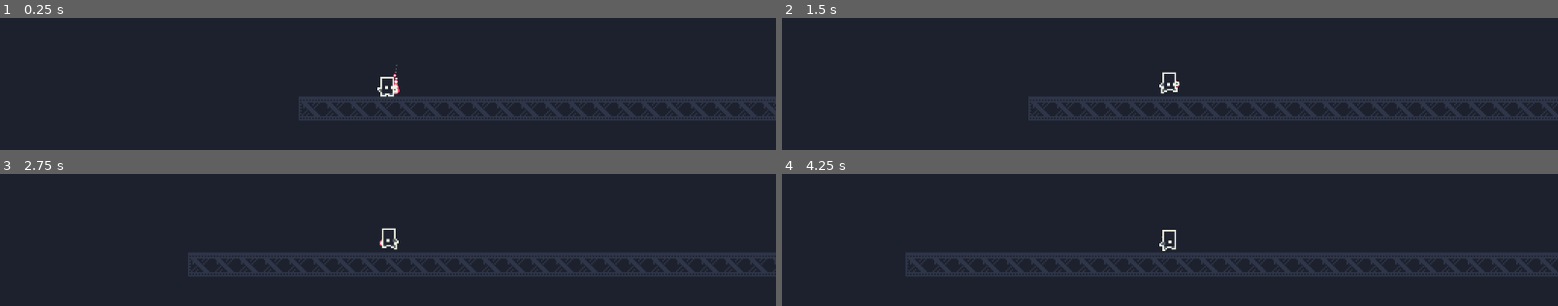
Above: before the commit, frames 1-4 (two rows, left to right).
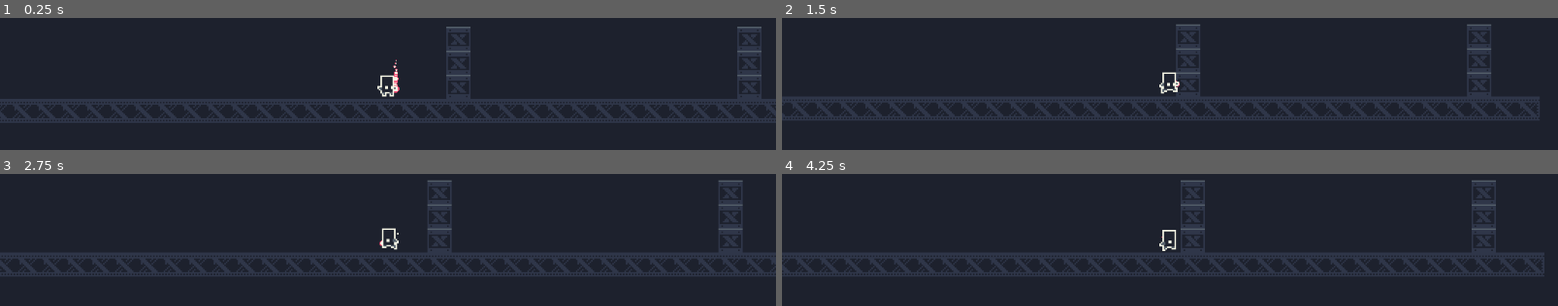
Above: after the commit, the same moments.

Repository: mhoogcarspel/charge_kid
Game: Godot game, scene res://levels/TestingChambers.tscn
The game is run twice, just before and just after one commit, with the same random seed, the same clock (stepped at 60 frames per second) and the same inputs. The project has no main scene, so this scene is started directly.
Inputs:
- Up to frame 1 (0.25 s): no input
- Up to frame 2 (1.5 s): hold Right (ui_right) from 0.53 s (still down)
- Up to frame 3 (2.75 s): release Right (ui_right) at 2.03 s; hold Left (ui_left) from 2.03 s (still down)
- Up to frame 4 (4.25 s): release Left (ui_left) at 2.78 s; hold Right (ui_right) from 2.78 s (still down)

The runs differ from the first frame. In frame 1, 7.2% of the frame differs, in the area x 0-100%, y 6-79%; in frame 2, 5.6%; in frame 3, 5.1%; in frame 4, 6.2%.

Commit message:
ADD new phases to bullet

Diff:
--- a/actors/Player/Player.gd
+++ b/actors/Player/Player.gd
@@ -96,6 +96,6 @@
 		if !god_mode:
 			can_shoot = false
 
-func hit(projectile: Area2D) -> void:
+func hit(projectile: PhysicsBody2D) -> void:
 	self.can_shoot = true
 	projectile.queue_free()
--- a/actors/TheUniqueBullet/Bullet.gd
+++ b/actors/TheUniqueBullet/Bullet.gd
@@ -1,29 +1,63 @@
-extends Area2D
+extends RigidBody2D
 
-export(float) var bullet_velocity
+export(float) var despawn_timer
+export(float) var velocity
 export(float) var distance
+export(float) var gravity_accel
+export(float) var deflect_velocity
 
+onready var player:KinematicBody2D = get_tree().get_nodes_in_group("player")[0]
 onready var direction: Vector2
-onready var delta_S: Vector2
-onready var return_phase: bool = false
-onready var player = get_tree().get_nodes_in_group("player")[0]
+onready var delta_S := Vector2 ()
+onready var standart_state: bool = true
+onready var return_state: bool = false
+onready var rigid_state: bool = false
 
 func _physics_process(delta):
-	if return_phase:
-		direction = (player.position - self.position).normalized()
-	move(direction, delta)
-	if delta_S.length() > distance:
-		return_phase = true
+	if standart_state:
+		track_distance(delta)
+		if delta_S.length() > distance:
+			standart_state = false
+			return_state = true
+		move_bullet()
+	if !standart_state:
+		if return_state:
+			get_player_direction()
+			move_bullet()
+		else:
+			gravity(delta)
 
-func move(direction: Vector2, delta:float):
-	self.position += bullet_velocity*direction*delta
+func activate_rigid_body() -> void:
+	$PhysicalCollider.disabled = false
 
-	if !return_phase:
-		self.delta_S += bullet_velocity*direction*delta
+func _on_HitBox_body_entered(body):
+	if !body.is_in_group("bullet"):
+		$DespawnTimer.start(despawn_timer)
+		yield($DespawnTimer, "timeout")
+		body.hit(self)
 
+func move_bullet() -> void:
+	linear_velocity = direction*velocity
 
+func track_distance(delta: float) -> void:
+	delta_S += velocity*direction*delta
 
-func _on_Bullet_body_entered(body):
-	$DespawnTimer.start(0.15)
-	yield($DespawnTimer, "timeout")
-	body.hit(self)
+func get_player_direction() -> void:
+	direction = (player.position - self.position).normalized()
+
+func gravity(delta: float) -> void:
+	linear_velocity.y +=  gravity_accel*delta
+
+func _on_HitBox_body_exited(body):
+	if body.is_in_group("interactable"):
+		print("Interactable")
+		standart_state = false
+		return_state = false
+		rigid_state = true
+		$PhysicalCollider.set_deferred("disabled", false)
+		if (direction.x <= 0):
+			linear_velocity = Vector2(-1, -1).normalized()*deflect_velocity
+		else:
+			linear_velocity = Vector2(1, -1).normalized()*deflect_velocity
+
+		pass
--- a/actors/TheUniqueBullet/Bullet.tscn
+++ b/actors/TheUniqueBullet/Bullet.tscn
@@ -1,24 +1,37 @@
-[gd_scene load_steps=4 format=2]
+[gd_scene load_steps=5 format=2]
 
 [ext_resource path="res://actors/TheUniqueBullet/Bullet.gd" type="Script" id=1]
 [ext_resource path="res://assets/Particles/ProjectileParticles.tscn" type="PackedScene" id=2]
 
 [sub_resource type="CircleShape2D" id=1]
-radius = 5.43182
+radius = 5.55139
 
-[node name="Bullet" type="Area2D"]
-input_pickable = false
-gravity = 0.0
+[sub_resource type="CircleShape2D" id=2]
+radius = 4.08558
+
+[node name="Bullet" type="RigidBody2D" groups=[
+"bullet",
+]]
 linear_damp = 0.0
 angular_damp = 0.0
 script = ExtResource( 1 )
-bullet_velocity = 200.0
+despawn_timer = 0.15
+velocity = 200.0
 distance = 100.0
-
-[node name="CollisionShape2D" type="CollisionShape2D" parent="."]
-shape = SubResource( 1 )
+gravity_accel = 400.0
+deflect_velocity = 150.0
 
 [node name="ProjectileParticles" parent="." instance=ExtResource( 2 )]
 
 [node name="DespawnTimer" type="Timer" parent="."]
-[connection signal="body_entered" from="." to="." method="_on_Bullet_body_entered"]
+
+[node name="HitBox" type="Area2D" parent="."]
+
+[node name="HitboxCollider" type="CollisionShape2D" parent="HitBox"]
+shape = SubResource( 1 )
+
+[node name="PhysicalCollider" type="CollisionShape2D" parent="."]
+shape = SubResource( 2 )
+disabled = true
+[connection signal="body_entered" from="HitBox" to="." method="_on_HitBox_body_entered"]
+[connection signal="body_exited" from="HitBox" to="." method="_on_HitBox_body_exited"]
--- /dev/null
+++ b/actors/TheUniqueBullet/OldBullet.gd
@@ -0,0 +1,56 @@
+extends Area2D
+
+export(float) var bullet_velocity
+export(float) var distance
+export(float) var gravity_value
+
+onready var gravity_acceleration: float = 0
+onready var direction: Vector2
+onready var delta_S: Vector2
+onready var return_phase: bool = false
+onready var bouncy_phase: bool = false
+onready var solid_state: bool = false
+onready var player:KinematicBody2D = get_tree().get_nodes_in_group("player")[0]
+onready var velocity: Vector2
+
+func _physics_process(delta):
+	if return_phase:
+		return_to_player(delta, player)
+	elif bouncy_phase:
+		bounce(direction, delta)
+	else:
+		standart_phase(direction, delta)
+
+	if delta_S.length() > distance:
+		return_phase = true
+
+func move(direction: Vector2, delta:float) -> void:
+	self.position += bullet_velocity*direction*delta
+
+func track_distance(direction: Vector2, delta:float) -> void:
+		self.delta_S += bullet_velocity*direction*delta
+
+func standart_phase(direction: Vector2, delta:float) -> void:
+	move(direction, delta)
+	track_distance(direction, delta)
+
+func return_to_player(delta:float, player:KinematicBody2D) -> void:
+	direction = (player.position - self.position).normalized()
+	move(direction, delta)
+
+func bounce(direction: Vector2, delta:float) -> void:
+	velocity = Vector2(0, 2*gravity_acceleration*delta) + direction*bullet_velocity
+	position += Vector2(0, gravity_acceleration*delta*delta) + direction*bullet_velocity*delta
+
+
+
+func _on_Bullet_body_entered(body):
+	$DespawnTimer.start(0.15)
+	yield($DespawnTimer, "timeout")
+	body.hit(self)
+
+
+func _on_Bullet_body_exited(body):
+	if body.is_in_group("interactable") && self.bouncy_phase && !self.solid_state:
+		print("Foi")
+		self.solid_state = true
--- /dev/null
+++ b/assets/Tilemaps/SolidBlocks.gd
@@ -0,0 +1,5 @@
+extends TileMap
+
+func hit(bullet: RigidBody2D) -> void:
+	print("HIT")
+	pass
--- a/levels/TestingChambers.tscn
+++ b/levels/TestingChambers.tscn
@@ -1,15 +1,19 @@
-[gd_scene load_steps=3 format=2]
+[gd_scene load_steps=4 format=2]
 
 [ext_resource path="res://assets/Tilemaps/SolidBlocks.tscn" type="PackedScene" id=1]
-[ext_resource path="res://actors/Player/Player.tscn" type="PackedScene" id=2]
+[ext_resource path="res://assets/Tilemaps/SolidBlocks.gd" type="Script" id=2]
+[ext_resource path="res://actors/Player/Player.tscn" type="PackedScene" id=3]
 
 [node name="TestingChambers" type="Node"]
 
-[node name="TileMap" parent="." instance=ExtResource( 1 )]
-tile_data = PoolIntArray( 1310720, 0, 0, 1310721, 0, 1, 1310722, 0, 1, 1310723, 0, 1, 1310724, 0, 1, 1310725, 0, 1, 1310726, 0, 1, 1310727, 0, 1, 1310728, 0, 1, 1310729, 0, 1, 1310730, 0, 1, 1310731, 0, 1, 1310732, 0, 1, 1310733, 0, 1, 1310734, 0, 1, 1310735, 0, 1, 1310736, 0, 1, 1310737, 0, 1, 1310738, 0, 1, 1310739, 0, 1, 1310740, 0, 1, 1310741, 0, 1, 1310742, 0, 1, 1310743, 0, 1, 1310744, 0, 1, 1310745, 0, 1, 1310746, 0, 1, 1310747, 0, 1, 1310748, 0, 1, 1310749, 0, 1, 1310750, 0, 1, 1310751, 0, 1, 1310752, 0, 1, 1310753, 0, 1, 1310754, 0, 1, 1310755, 0, 1, 1310756, 0, 1, 1310757, 0, 1, 1310758, 0, 1, 1310759, 0, 2 )
+[node name="TileMap" parent="." groups=[
+"interactable",
+] instance=ExtResource( 1 )]
+tile_data = PoolIntArray( 1114137, 1, 0, 1114149, 1, 0, 1179673, 1, 0, 1179685, 1, 0, 1245209, 1, 0, 1245221, 1, 0, 1310720, 0, 0, 1310721, 0, 1, 1310722, 0, 1, 1310723, 0, 1, 1310724, 0, 1, 1310725, 0, 1, 1310726, 0, 1, 1310727, 0, 1, 1310728, 0, 1, 1310729, 0, 1, 1310730, 0, 1, 1310731, 0, 1, 1310732, 0, 1, 1310733, 0, 1, 1310734, 0, 1, 1310735, 0, 1, 1310736, 0, 1, 1310737, 0, 1, 1310738, 0, 1, 1310739, 0, 1, 1310740, 0, 1, 1310741, 0, 1, 1310742, 0, 1, 1310743, 0, 1, 1310744, 0, 1, 1310745, 0, 1, 1310746, 0, 1, 1310747, 0, 1, 1310748, 0, 1, 1310749, 0, 1, 1310750, 0, 1, 1310751, 0, 1, 1310752, 0, 1, 1310753, 0, 1, 1310754, 0, 1, 1310755, 0, 1, 1310756, 0, 1, 1310757, 0, 1, 1310758, 0, 1, 1310759, 0, 2 )
+script = ExtResource( 2 )
 
-[node name="Player" parent="." instance=ExtResource( 2 )]
-position = Vector2( 58.9473, 303.158 )
+[node name="Player" parent="." instance=ExtResource( 3 )]
+position = Vector2( 361.306, 295.972 )
 gravity_acceleration = 500.0
 max_fall_speed = 200.0
 horizontal_acceleration = 100.0
